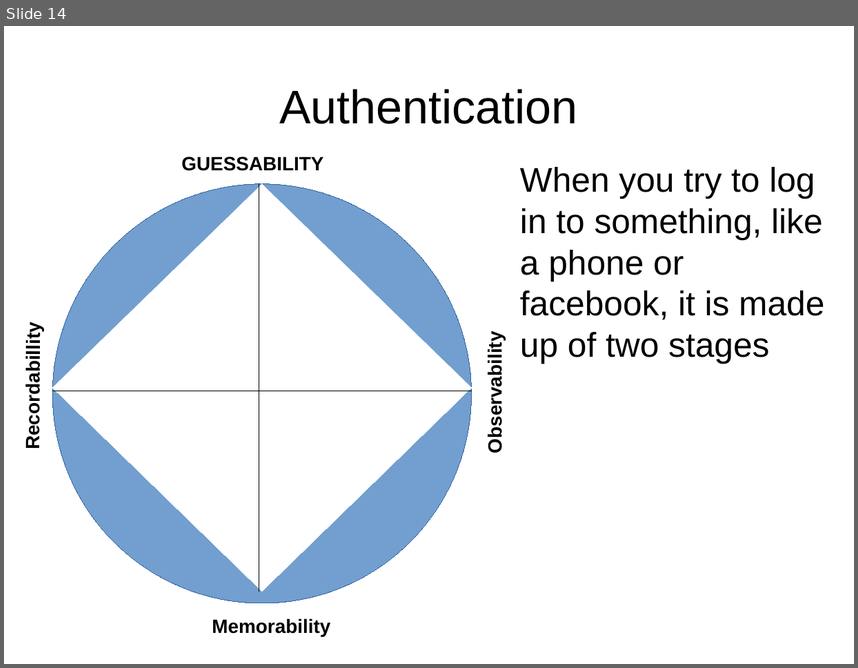
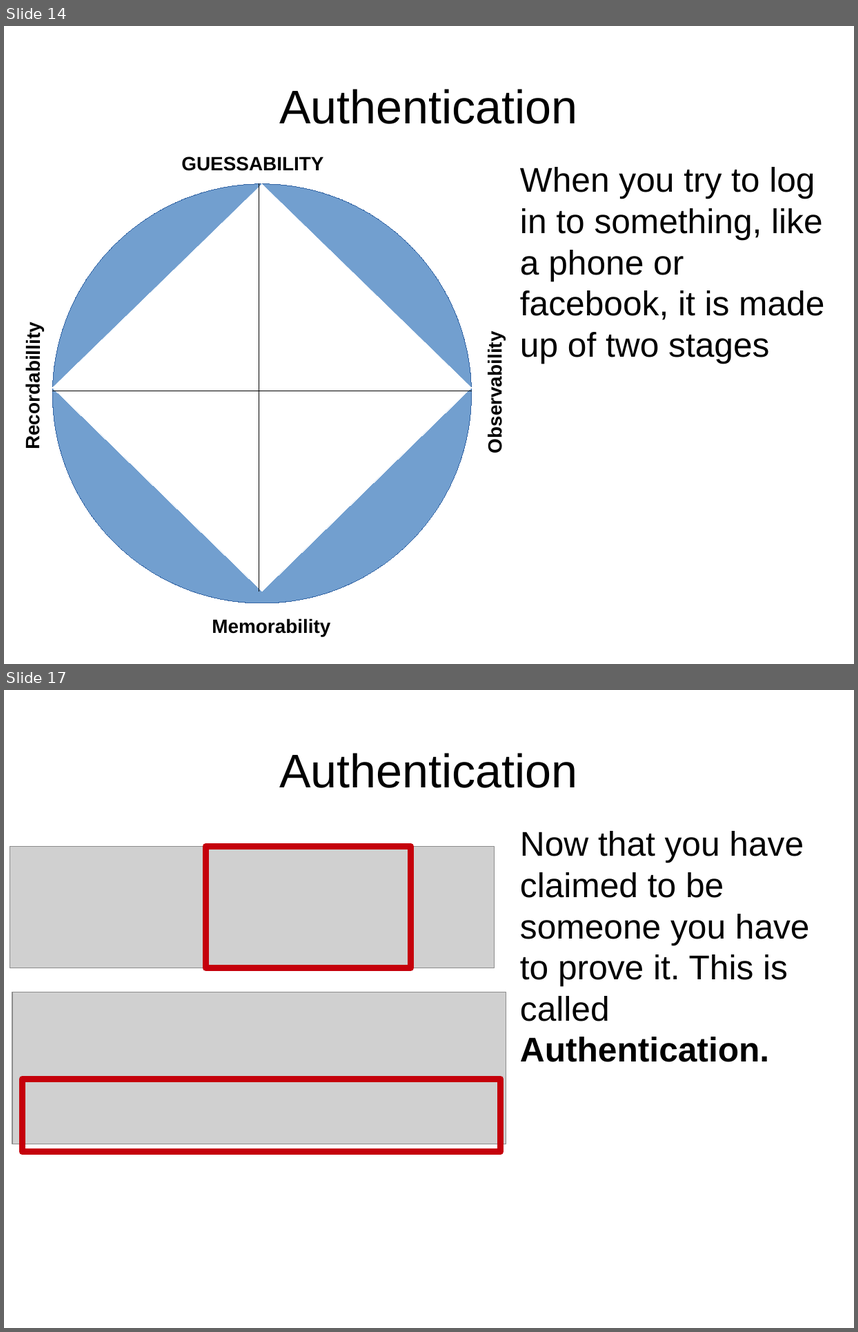
Before and after one commit to EuanCockburn/HCSpasswordgroup, a slide deck: 'Story board'.odp. Shown one above the other, each under a label of ours: slide 14 before the commit, slides 14 and 17 after it; the slides between them are not shown. The pictures are 858x668 and 858x1332 pixels, drawn with LibreOffice and Linux fonts; fonts in the diff are those of the drawing; grey boxes stand for pictures. Boxes give left, top, right and bottom in pixels: in the first picture for what was removed or moved away, otherwise in the second. Text is boxed around its words. In the diff, an @@ line names an element or a change of style, - is before the commit and + after.

```diff
--- a/'Story board'.odp
+++ b/'Story board'.odp
@@ slide 17 added at [4, 690, 854, 1328], background #FFFFFF @@
@@ title added at [279, 753, 577, 788], 44 pt, text #000000 @@
+Authentication
@@ text added at [520, 831, 810, 1062], 32 pt, text #000000 @@
+Now that you have claimed to be someone you have to prove it. This is called Authentication.
@@ picture added at [10, 847, 495, 967] @@
@@ rectangle added at [206, 847, 411, 967], outline #C5000B 6.01 pt @@
@@ picture added at [12, 992, 507, 1144] @@
@@ rectangle added at [23, 1078, 501, 1152], outline #C5000B 6.01 pt @@
```
Also in this commit, not shown: 1 slide changed, 4 other slides added, 7 other files.
